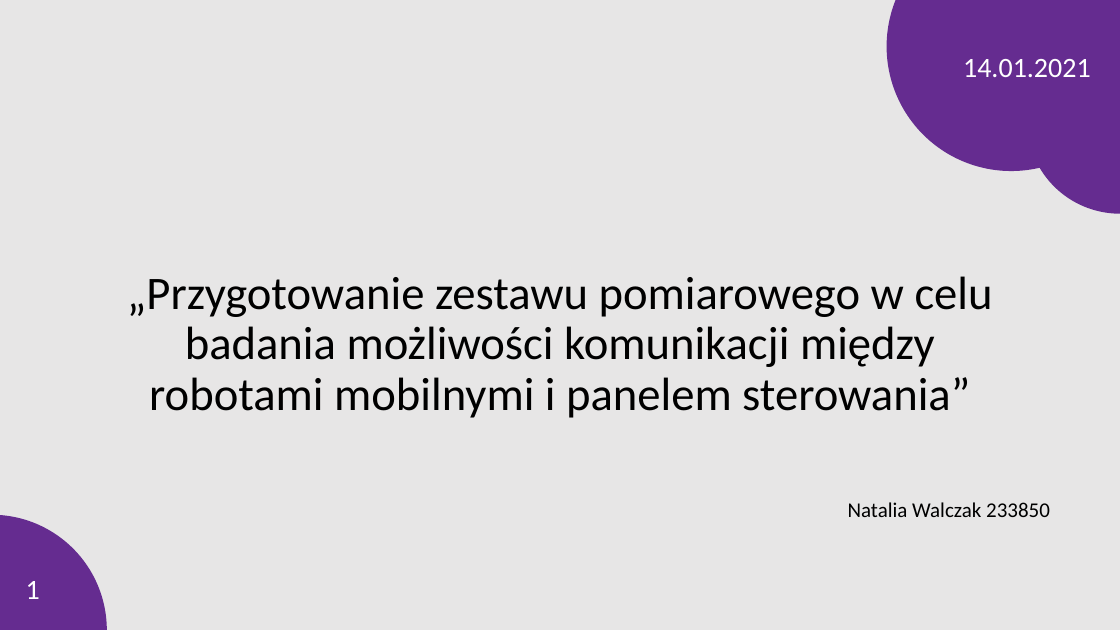
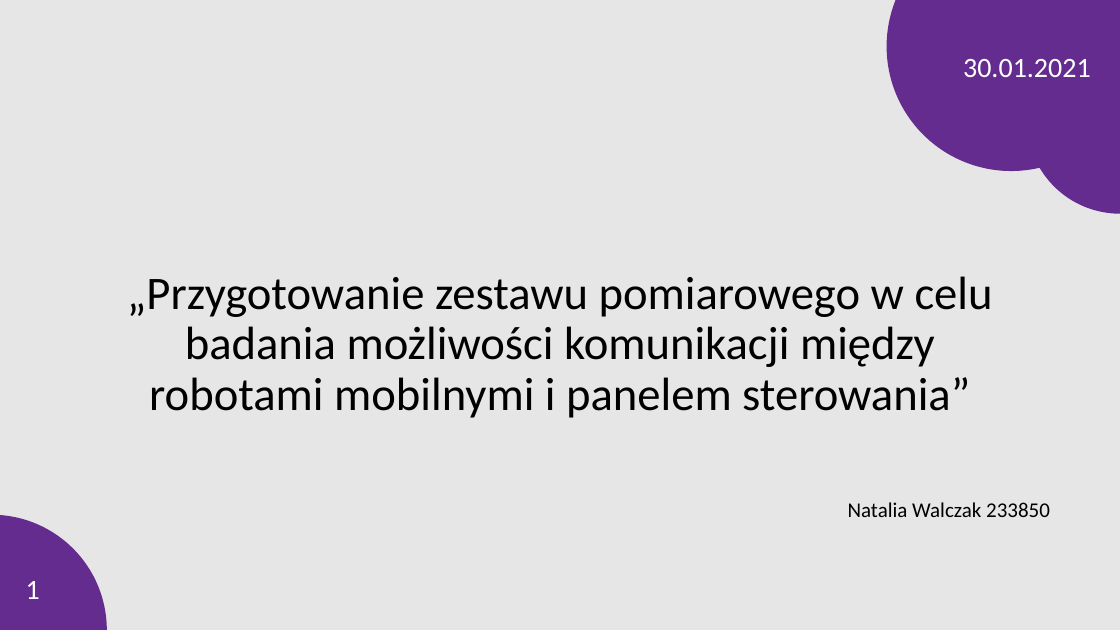
Before and after one commit to RaccOOn122/aRMoRS_communication_Xbee, a slide deck: slide 1 of Prezentacje/Prezentacja_2_podsumowanie_projektu.pptx. Drawn at 1120x630 pixels with LibreOffice and Linux fonts; fonts in the diff are those of the drawing; background and template pictures are left out. Boxes give left, top, right and bottom in pixels: in the first picture for what was removed or moved away, otherwise in the second. Text is boxed around its words. In the diff, an @@ line names an element or a change of style, - is before the commit and + after.

```diff
--- a/Prezentacje/Prezentacja_2_podsumowanie_projektu.pptx
+++ b/Prezentacje/Prezentacja_2_podsumowanie_projektu.pptx
@@ text at (963, 59, 1091, 77): text changed @@
-14.01.2021
+30.01.2021
```
Also in this commit, not shown: 4 slides added.
